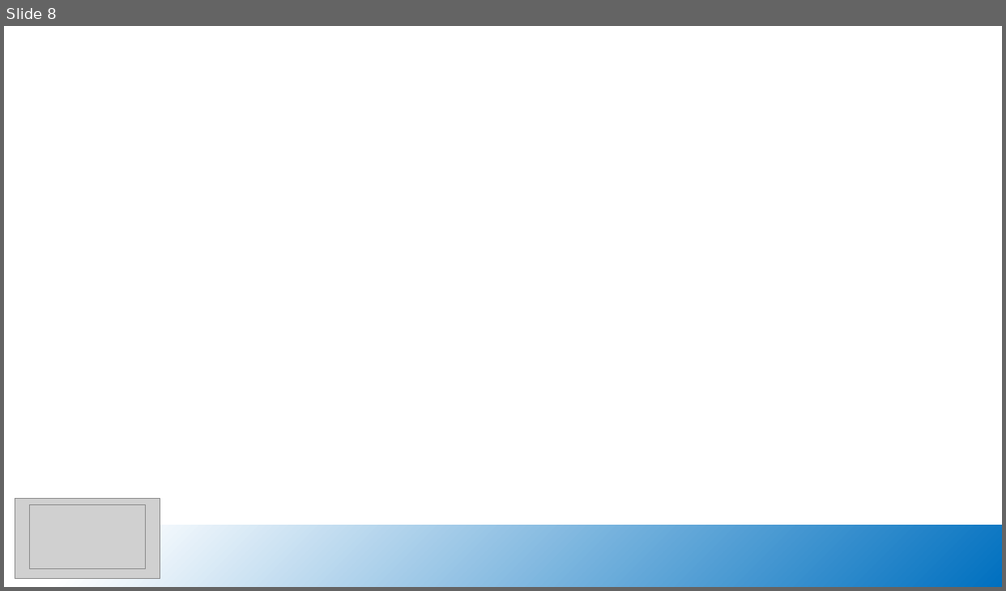
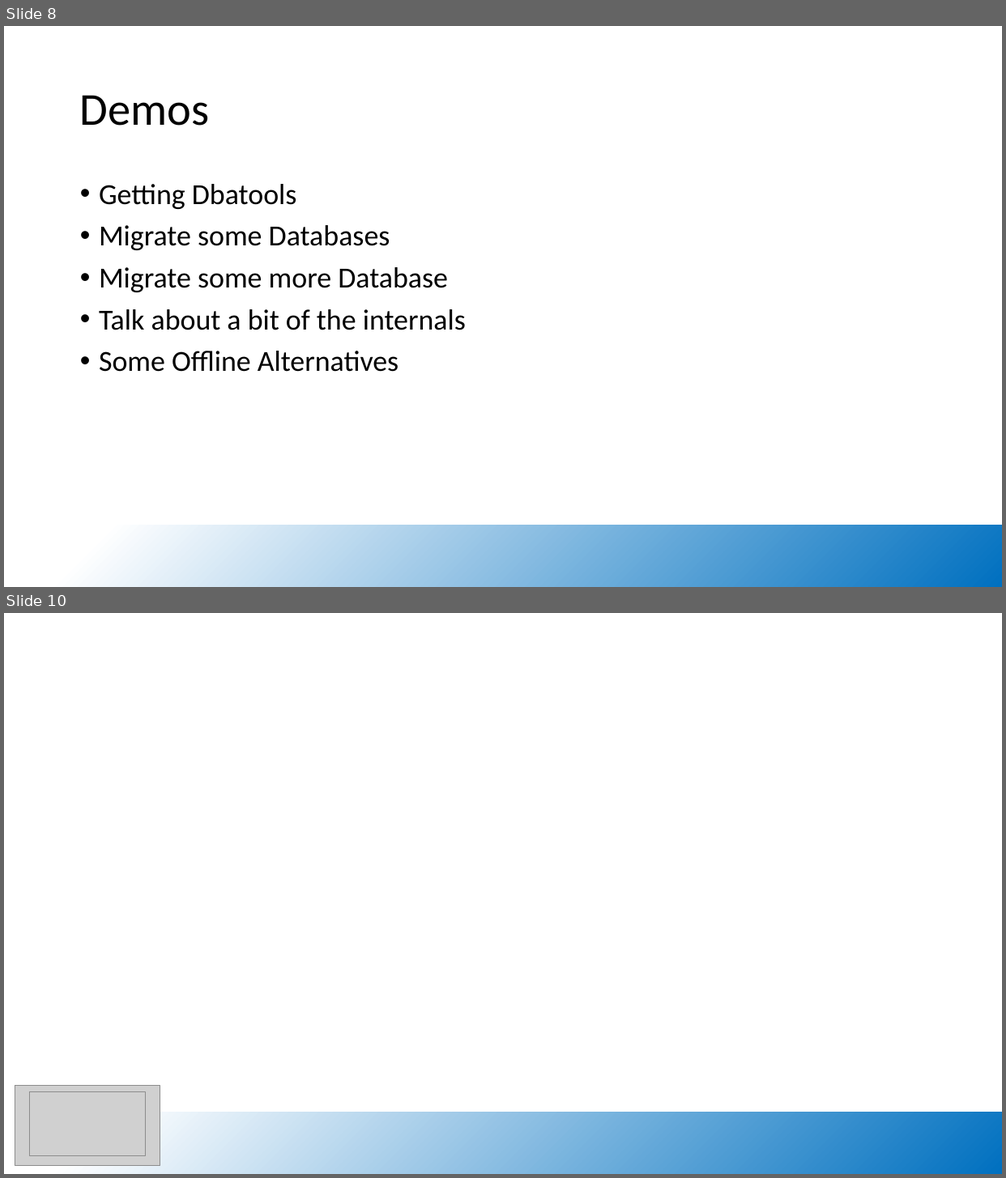
Before and after one commit to dataplat/community-presentations, a slide deck: josh-corrick/UsingDbatoolsToAutomateDeployments.pptx. Shown one above the other, each under a label of ours: slide 8 before the commit, slides 8 and 10 after it; the slides between them are not shown. The pictures are 1006x591 and 1006x1178 pixels, drawn with LibreOffice and Linux fonts; fonts in the diff are those of the drawing; grey boxes stand for pictures; background and template pictures are left out. Boxes give left, top, right and bottom in pixels: in the first picture for what was removed or moved away, otherwise in the second. Text is boxed around its words. In the diff, an @@ line names an element or a change of style, - is before the commit and + after.

```diff
--- a/josh-corrick/UsingDbatoolsToAutomateDeployments.pptx
+++ b/josh-corrick/UsingDbatoolsToAutomateDeployments.pptx
@@ slide 8 added at <box>4,26,1002,587</box>, background #FFFFFF; not listed: 1 template element that a slide beside it also shows @@
@@ title added at <box>80,95,210,126</box>, 44 pt, text #000000 @@
+Demos
@@ text added at <box>99,184,466,372</box>, 28 pt, text #000000 @@
+• Getting Dbatools
+• Migrate some Databases
+• Migrate some more Database
+• Talk about a bit of the internals
+• Some Offline Alternatives
@@ what was slide 8 is now slide 10 @@
```
Also in this commit, not shown: 3 slides changed, 1 other slide added, 1 other file.
